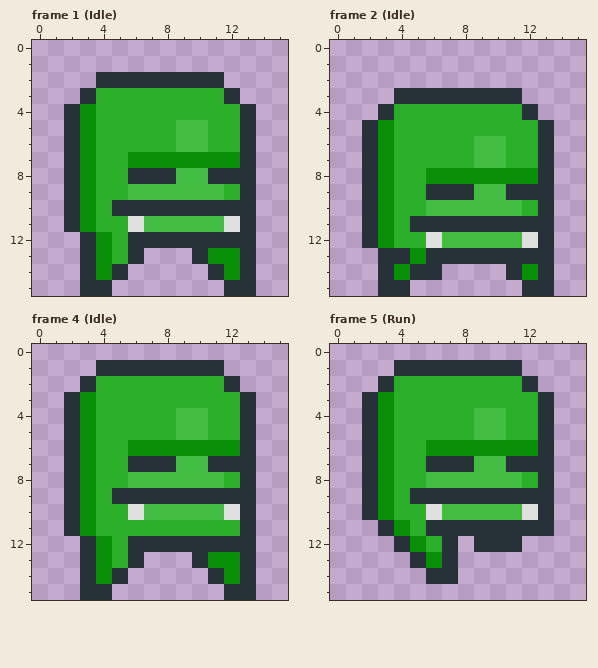
Two states of a pixel-art file, Assets/Sprites/Asperite/enemy1.aseprite. The picture above is the old version.
16x16 pixels, 10 frames. Shown: frame 1 (Idle), frame 2 (Idle), frame 4 (Idle), frame 5 (Run). The commit also changed other frames, which this record leaves out.
And afterwards:
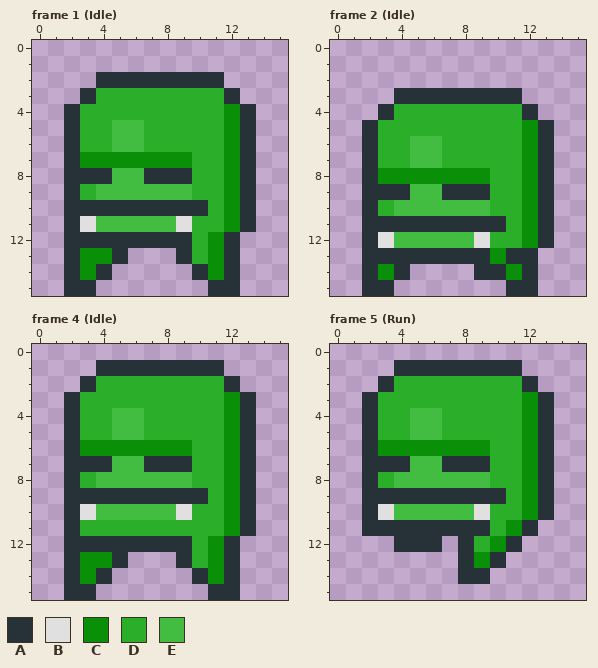
Palette (. is transparent): A #263238  B #e0e0e0  C #0a8f08  D #2baf2b  E #42bd41
Changes in this commit:
--- frame 1 (Idle)
@@ x 0..15 @@
  3 ...ADDDDDDDDA...
- 4 ..ACDDDDDDDDDA..
- 5 ..ACDDDDDEEDDA..
- 6 ..ACDDDDDEEDDA..
- 7 ..ACDDCCCCCCCA..
- 8 ..ACDDAAAEEAAA..
- 9 ..ACDDEEEEEEDA..
-10 ..ACDAAAAAAAAA..
-11 ..ACDDBEEEEEBA..
-12 ...ACDAAAAAAAA..
-13 ...ACDA...ACCA..
-14 ...ACA.....ACA..
-15 ...AA.......AA..
+ 4 ..ADDDDDDDDDCA..
+ 5 ..ADDEEDDDDDCA..
+ 6 ..ADDEEDDDDDCA..
+ 7 ..ACCCCCCCDDCA..
+ 8 ..AAAEEAAADDCA..
+ 9 ..ADEEEEEEDDCA..
+10 ..AAAAAAAAADCA..
+11 ..ABEEEEEBDDCA..
+12 ..AAAAAAAADCA...
+13 ..ACCA...ADCA...
+14 ..ACA.....ACA...
+15 ..AA.......AA...
--- frame 2 (Idle)
@@ x 0..15 @@
  4 ...ADDDDDDDDA...
- 5 ..ACDDDDDDDDDA..
- 6 ..ACDDDDDEEDDA..
- 7 ..ACDDDDDEEDDA..
- 8 ..ACDDCCCCCCCA..
- 9 ..ACDDAAAEEAAA..
-10 ..ACDDEEEEEEDA..
-11 ..ACDAAAAAAAAA..
-12 ..ACDDBEEEEEBA..
-13 ...AACAAAAAAAA..
-14 ...ACAA....ACA..
-15 ...AA.......AA..
+ 5 ..ADDDDDDDDDCA..
+ 6 ..ADDEEDDDDDCA..
+ 7 ..ADDEEDDDDDCA..
+ 8 ..ACCCCCCCDDCA..
+ 9 ..AAAEEAAADDCA..
+10 ..ADEEEEEEDDCA..
+11 ..AAAAAAAAADCA..
+12 ..ABEEEEEBDDCA..
+13 ..AAAAAAAACAA...
+14 ..ACA....AACA...
+15 ..AA.......AA...
--- frame 4 (Idle)
@@ x 0..15 @@
  2 ...ADDDDDDDDA...
- 3 ..ACDDDDDDDDDA..
- 4 ..ACDDDDDEEDDA..
- 5 ..ACDDDDDEEDDA..
- 6 ..ACDDCCCCCCCA..
- 7 ..ACDDAAAEEAAA..
- 8 ..ACDDEEEEEEDA..
- 9 ..ACDAAAAAAAAA..
-10 ..ACDDBEEEEEBA..
-11 ..ACDDDDDDDDDA..
-12 ...ACDAAAAAAAA..
-13 ...ACDA...ACCA..
-14 ...ACA.....ACA..
-15 ...AA.......AA..
+ 3 ..ADDDDDDDDDCA..
+ 4 ..ADDEEDDDDDCA..
+ 5 ..ADDEEDDDDDCA..
+ 6 ..ACCCCCCCDDCA..
+ 7 ..AAAEEAAADDCA..
+ 8 ..ADEEEEEEDDCA..
+ 9 ..AAAAAAAAADCA..
+10 ..ABEEEEEBDDCA..
+11 ..ADDDDDDDDDCA..
+12 ..AAAAAAAADCA...
+13 ..ACCA...ADCA...
+14 ..ACA.....ACA...
+15 ..AA.......AA...
--- frame 5 (Run)
@@ x 0..15 @@
  2 ...ADDDDDDDDA...
- 3 ..ACDDDDDDDDDA..
- 4 ..ACDDDDDEEDDA..
- 5 ..ACDDDDDEEDDA..
- 6 ..ACDDCCCCCCCA..
- 7 ..ACDDAAAEEAAA..
- 8 ..ACDDEEEEEEDA..
- 9 ..ACDAAAAAAAAA..
-10 ..ACDDBEEEEEBA..
-11 ...ACDAAAAAAAA..
-12 ....ACDA.AAA....
-13 .....ACA........
-14 ......AA........
+ 3 ..ADDDDDDDDDCA..
+ 4 ..ADDEEDDDDDCA..
+ 5 ..ADDEEDDDDDCA..
+ 6 ..ACCCCCCCDDCA..
+ 7 ..AAAEEAAADDCA..
+ 8 ..ADEEEEEEDDCA..
+ 9 ..AAAAAAAAADCA..
+10 ..ABEEEEEBDDCA..
+11 ..AAAAAAAADCA...
+12 ....AAA.ADCA....
+13 ........ACA.....
+14 ........AA......
 15 ................
Boxes around the changes in both pictures, in picture pixels (x1, y1, x2, y2):
changed: (64, 104, 256, 296)
changed: (362, 120, 554, 296)
changed: (64, 392, 256, 600)
changed: (362, 392, 554, 584)
